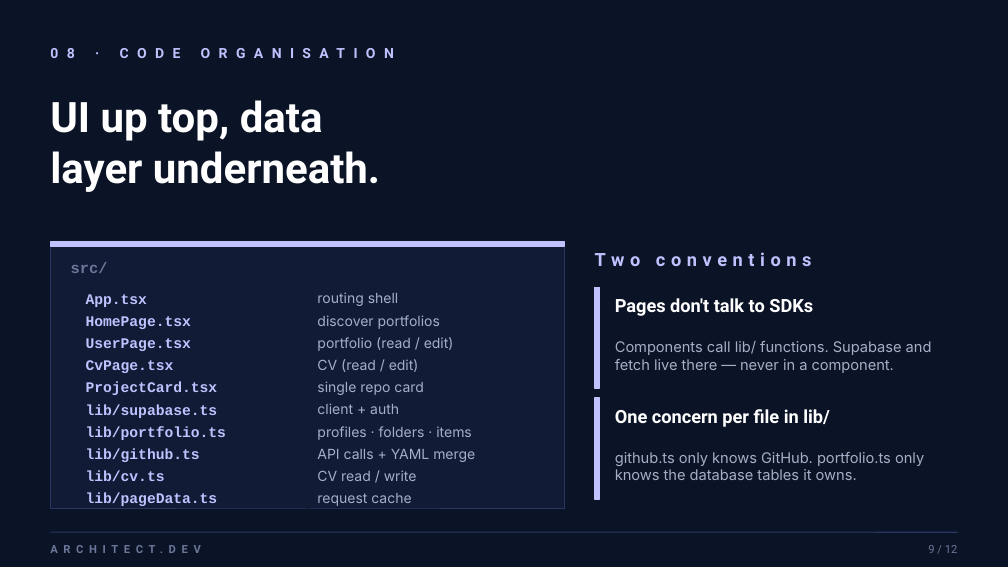
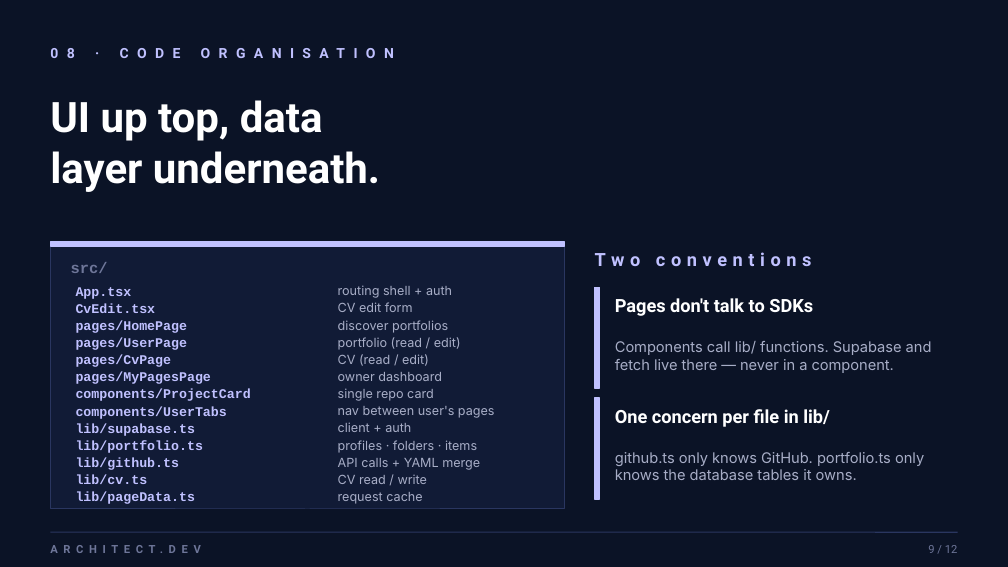
Before and after one commit to gusbo9233/gusbo9233.portfolio.io, a slide deck: slide 9 of Architect-Dev-Presentation.pptx. Drawn at 1008x567 pixels with LibreOffice and Linux fonts; fonts in the diff are those of the drawing. Boxes give left, top, right and bottom in pixels: in the first picture for what was removed or moved away, otherwise in the second. Text is boxed around its words. In the diff, an @@ line names an element or a change of style, - is before the commit and + after.

```diff
--- a/Architect-Dev-Presentation.pptx
+++ b/Architect-Dev-Presentation.pptx
@@ text "App.tsx": place and size @@
-text "App.tsx" at (86,294,147,307)
+text "App.tsx" at (76,287,132,299)
@@ text at (338,285,452,298): text changed; size 10 to 9 pt @@
-routing shell
+routing shell + auth
@@ text at (76,320,188,333): text changed; size 10.5 to 9.5 pt @@
-HomePage.tsx
+pages/HomePage
@@ text added at (76,303,156,313), 9.5 pt, text #C0C1FF, bold @@
+CvEdit.tsx
@@ text "discover portfolios": place and size @@
-text "discover portfolios" at (317,315,440,329)
+text "discover portfolios" at (338,320,448,333)
@@ text added at (338,302,413,312), 9 pt, text #A7ADC6 @@
+CV edit form
@@ text at (76,337,188,350): text changed; size 10.5 to 9.5 pt @@
-UserPage.tsx
+pages/UserPage
@@ text at (76,355,172,367): text changed; size 10.5 to 9.5 pt @@
-CvPage.tsx
+pages/CvPage
@@ text "portfolio (read / edit)": place and size @@
-text "portfolio (read / edit)" at (317,337,454,351)
+text "portfolio (read / edit)" at (338,337,461,350)
@@ text "CV (read / edit)": place and size @@
-text "CV (read / edit)" at (317,359,419,372)
+text "CV (read / edit)" at (338,354,429,366)
@@ text at (76,389,251,401): text changed; size 10.5 to 9.5 pt @@
-ProjectCard.tsx
+components/ProjectCard
@@ text added at (76,372,211,384), 9.5 pt, text #C0C1FF, bold @@
+pages/MyPagesPage
@@ text "single repo card": place and size @@
-text "single repo card" at (317,381,424,395)
+text "single repo card" at (338,388,434,401)
@@ text added at (338,372,442,381), 9 pt, text #A7ADC6 @@
+owner dashboard
@@ size 10.5 to 9.5 pt in 6 elements at (76,492,195,504), (76,475,148,484), (76,287,132,299), (76,457,180,470), (76,440,203,453), (76,423,195,436) @@
@@ text "lib/supabase.ts": place and size @@
-text "lib/supabase.ts" at (86,404,218,418)
+text "lib/supabase.ts" at (76,423,195,436)
@@ text added at (76,406,227,419), 9.5 pt, text #C0C1FF, bold @@
+components/UserTabs
@@ size 10 to 9 pt in 9 elements at (338,337,461,350), (338,492,422,504), (338,475,428,484), (338,320,448,333), (338,354,429,366), (338,388,434,401), (338,458,480,470), (338,440,477,453), (338,422,411,432) @@
@@ text "client + auth": place and size @@
-text "client + auth" at (317,403,399,414)
+text "client + auth" at (338,422,411,432)
@@ text added at (338,406,495,418), 9 pt, text #A7ADC6 @@
+nav between user's pages
@@ text "lib/portfolio.ts": place and size @@
-text "lib/portfolio.ts" at (86,426,226,440)
+text "lib/portfolio.ts" at (76,440,203,453)
@@ text "profiles · folders · items": place and size @@
-text "profiles · folders · items" at (317,426,472,440)
+text "profiles · folders · items" at (338,440,477,453)
@@ text "lib/cv.ts": place and size @@
-text "lib/cv.ts" at (86,470,165,481)
+text "lib/cv.ts" at (76,475,148,484)
@@ text "lib/github.ts": place and size @@
-text "lib/github.ts" at (86,448,200,462)
+text "lib/github.ts" at (76,457,180,470)
@@ text "CV read / write": place and size @@
-text "CV read / write" at (317,470,417,481)
+text "CV read / write" at (338,475,428,484)
@@ text "API calls + YAML merge": place and size @@
-text "API calls + YAML merge" at (317,449,475,462)
+text "API calls + YAML merge" at (338,458,480,470)
@@ text "lib/pageData.ts": place and size @@
-text "lib/pageData.ts" at (86,493,218,509)
+text "lib/pageData.ts" at (76,492,195,504)
@@ text "request cache": place and size @@
-text "request cache" at (317,493,411,506)
+text "request cache" at (338,492,422,504)
```
Also in this commit, not shown: 8 other slides changed, 1 slide added, 1 slide removed, 8 other files.
